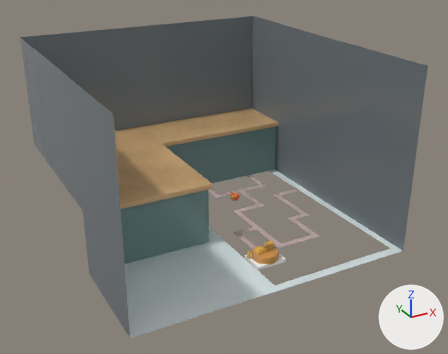
Before and after pictures for a commit that changed the OBJ model mge_v18_student_version/assets/mge/models/Levels/CupboardLevel/layer1.obj.
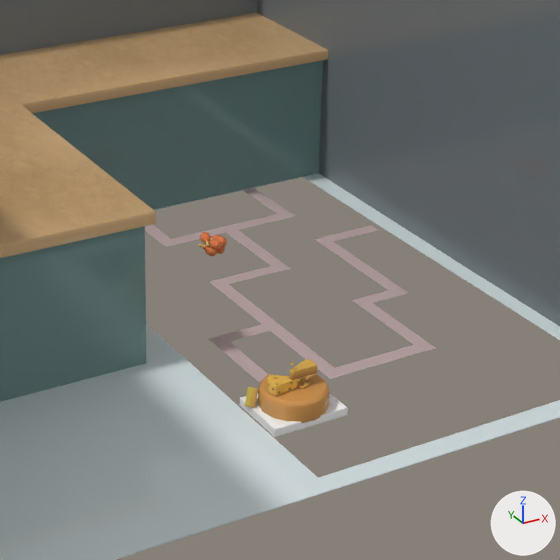
Each version appears first whole from a 50 mm camera at (-108.8, -168.0, 100.7) aimed at (-18.8, -4.5, 18.9), and next in a close-up on the part from 34% to 82% of the width and 29% to 90% of the height. Lighting does not change. The marker at lower right points along +X, +Y and +Z. Where no turn or scale is listed for an object, it has been applied to the vertices. Vertices at the same position are counted once.

Before the edit, the objects in view are built like this:
```python
me_layer1 = bpy.data.meshes.new('layer1')
me_layer1.from_pydata(...)  # 1916 vertices, 3623 faces; spans x -68.0..24.3, y -45.5..50.6, z -0.5..59.7
me_layer1.materials.append(mat_cheesy_bites)  # picture img_cheeseybites_png
me_layer1.materials.append(mat_chicken_leg1)  # picture img_chicken_png
me_layer1.materials.append(mat_topcheeselvl1)  # picture img_lvl1topcheese_png
me_layer1.materials.append(mat_sidecheese1)  # picture img_flatcheese_png
me_layer1.materials.append(mat_pathtexturetest1)  # picture img_pathtexturetest1_png
me_layer1.materials.append(mat_lvl1cheese)  # picture img_lvl1cheese_png
me_layer1.materials.append(mat_bigo_cheesy)  # picture img_bigo_cheesy_png
me_layer1.materials.append(mat_lambert32)  # picture img_bg_kitchen_table_thing_1_lambert1_albedotransparency_png
me_layer1.materials.append(mat_default_material)  # white #ffffff
me_layer1.materials.append(mat_sidecheese)  # picture img_sidecheese_png
me_layer1.materials.append(mat_cheese_cube)  # picture img_cheese_cube_png
ob_layer1 = bpy.data.objects.new('layer1', me_layer1)
ob_layer1.location = (0.0, 0.0, 0.0)
```
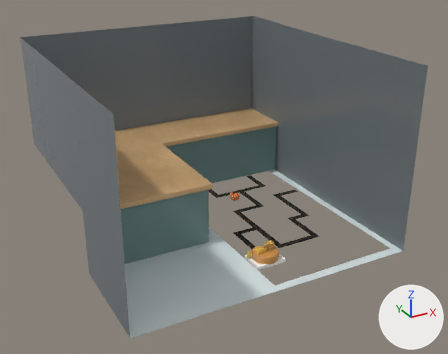
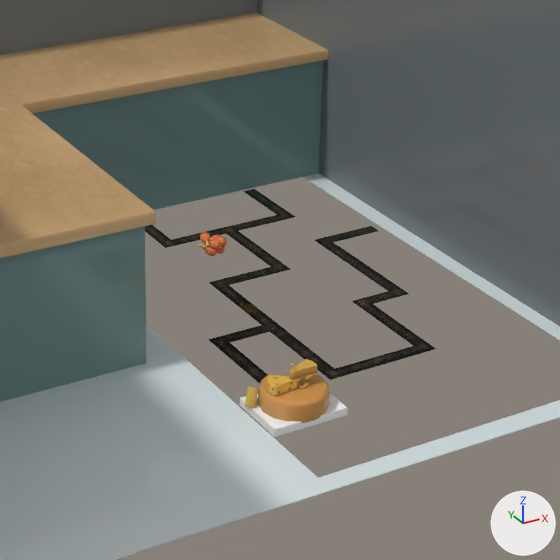
Boxes [x1, y1, x2, y2] around the edits, measured in the close-ups (560 x 560 px; the box of a moved part takes in the faces that stretch with it):
part 1 of me_layer1, moved or reshaped
    before: [145, 188, 436, 383]
    after: [145, 189, 436, 384]

The change, as a diff of the scene's bpy script:
```diff
--- a/mge_v18_student_version/assets/mge/models/Levels/CupboardLevel/layer1.obj.py
+++ b/mge_v18_student_version/assets/mge/models/Levels/CupboardLevel/layer1.obj.py
@@ img_path_level6_png @@
+img_path_level6_png = load_image('Path_Level6.png', '../../../textures/Path_Level6.png', 2048, 2048, 'sRGB')
@@ mat_path_level6 @@
+mat_path_level6 = principled_material('Path_Level6')
+mat_path_level6.texture = img_path_level6_png
+mat_path_level6.roughness = 0.0
@@ me_layer1 @@
 me_layer1.from_pydata(...)  # 1916 vertices, 3623 faces; spans x -68.0..24.3, y -45.5..50.6, z -0.5..59.7
 # used by ob_layer1; location = (0.0, 0.0, 0.0)
+# me_layer1 part 1: the loose piece of 56 vertices spanning x -18.0..20.0, y -29.0..29.5, z 0.2 is moved by (0.0, 0.0, -0.1), in mat_path_level6 (picture img_path_level6_png)
 me_layer1.materials.append(mat_cheesy_bites)
@@ me_layer1 @@
 me_layer1.materials.append(mat_sidecheese1)
-me_layer1.materials.append(mat_pathtexturetest1)  # picture img_pathtexturetest1_png
 me_layer1.materials.append(mat_lvl1cheese)
@@ me_layer1 @@
 me_layer1.materials.append(mat_cheese_cube)
+me_layer1.materials.append(mat_path_level6)  # picture img_path_level6_png
```
